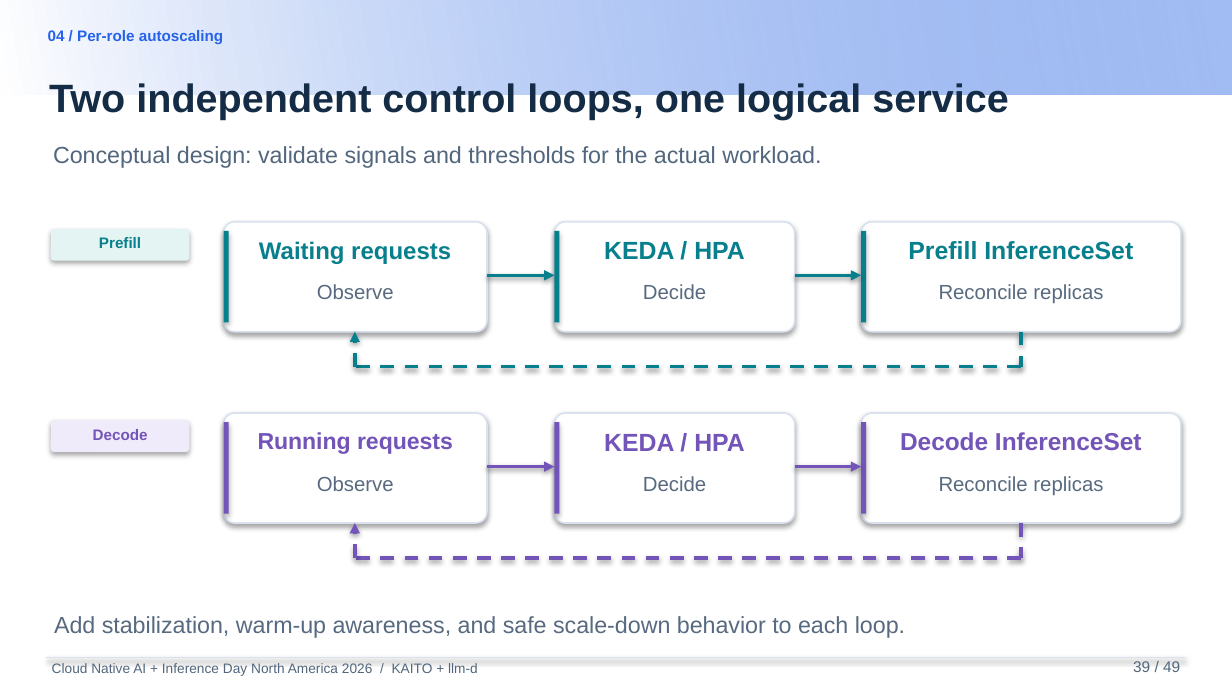
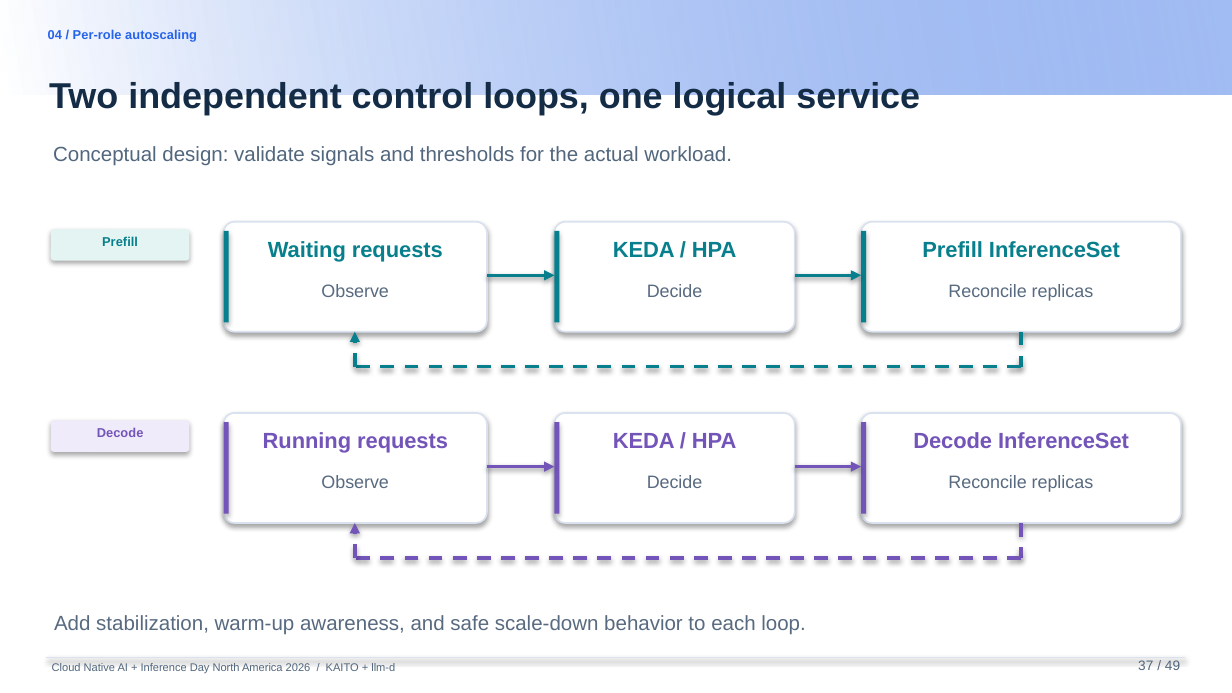
Before and after one commit to andyzhangx/demo, a slide deck: slide 37 of llm/pd-disaggregation/kubecon-na-2026-pd-disaggregation-kaito-llmd.pptx (slide 39 before the commit). Drawn at 1232x693 pixels with LibreOffice and Linux fonts; fonts in the diff are those of the drawing; background and template pictures are left out. Boxes give left, top, right and bottom in pixels: in the first picture for what was removed or moved away, otherwise in the second. Text is boxed around its words. In the diff, an @@ line names an element or a change of style, - is before the commit and + after.

```diff
--- a/llm/pd-disaggregation/kubecon-na-2026-pd-disaggregation-kaito-llmd.pptx
+++ b/llm/pd-disaggregation/kubecon-na-2026-pd-disaggregation-kaito-llmd.pptx
@@ text "Two independent control loops, one ..." at bbox=[49, 82, 920, 115]: size 23.1 to 21 pt @@
@@ text "Conceptual design: validate signals and ..." at bbox=[53, 146, 732, 166]: size 13.6 to 12 pt @@
@@ text "Waiting requests" at bbox=[268, 241, 443, 261]: size 14 to 12.8 pt @@
@@ size 14.5 to 12.8 pt in 3 elements at bbox=[922, 241, 1120, 258], bbox=[613, 433, 736, 448], bbox=[613, 242, 736, 257] @@
@@ size 8.9 to 7.5 pt in 3 elements at bbox=[48, 29, 197, 42], bbox=[102, 236, 138, 246], bbox=[97, 427, 144, 437] @@
@@ text "Running requests" at bbox=[263, 432, 448, 452]: size 13.5 to 12.8 pt @@
@@ text "Decode InferenceSet" at bbox=[913, 432, 1129, 448]: size 14.3 to 12.8 pt @@
@@ size 11.9 to 10.5 pt in 6 elements at bbox=[948, 284, 1094, 301], bbox=[948, 475, 1094, 492], bbox=[321, 284, 388, 297], bbox=[321, 475, 388, 488], bbox=[647, 284, 703, 297], bbox=[647, 475, 703, 488] @@
@@ text "Add stabilization, warm-up awareness, and ..." at bbox=[54, 615, 805, 635]: size 13.6 to 12 pt @@
@@ text "Cloud Native AI + Inference ..." at bbox=[52, 663, 395, 673]: size 8 to 6.5 pt @@
@@ text at bbox=[1138, 660, 1180, 670]: text changed; size 9 to 8 pt @@
-39 / 49
+37 / 49
```
Also in this commit, not shown: 45 other slides changed, 2 slides added, 2 slides removed.
